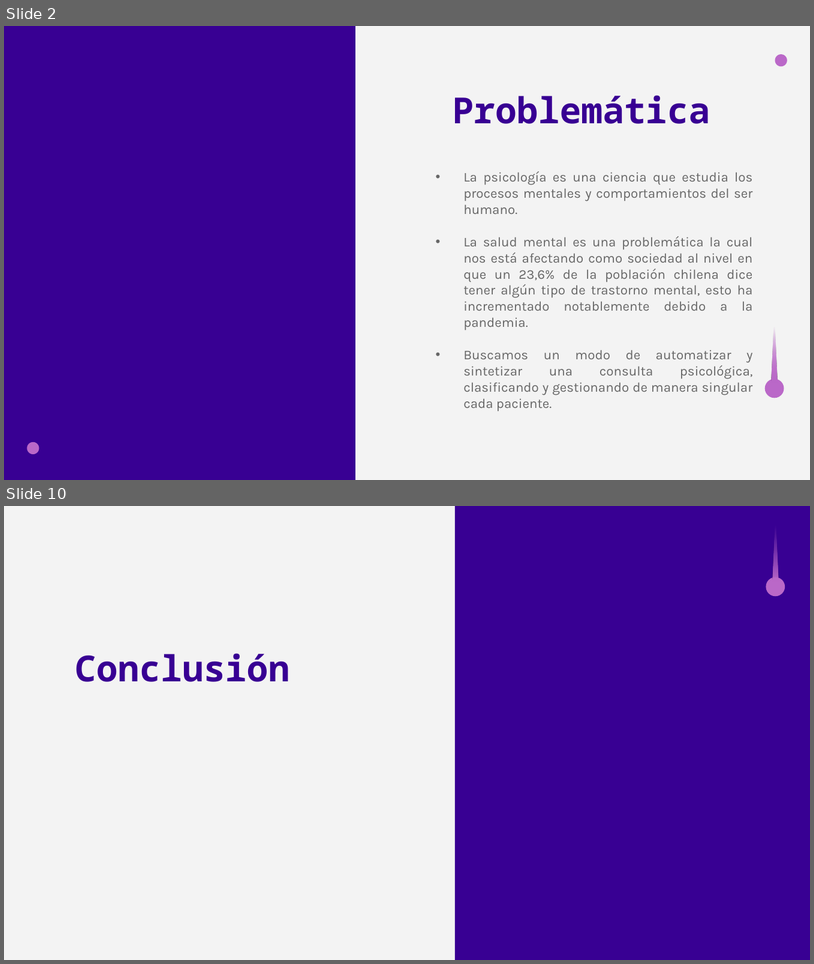
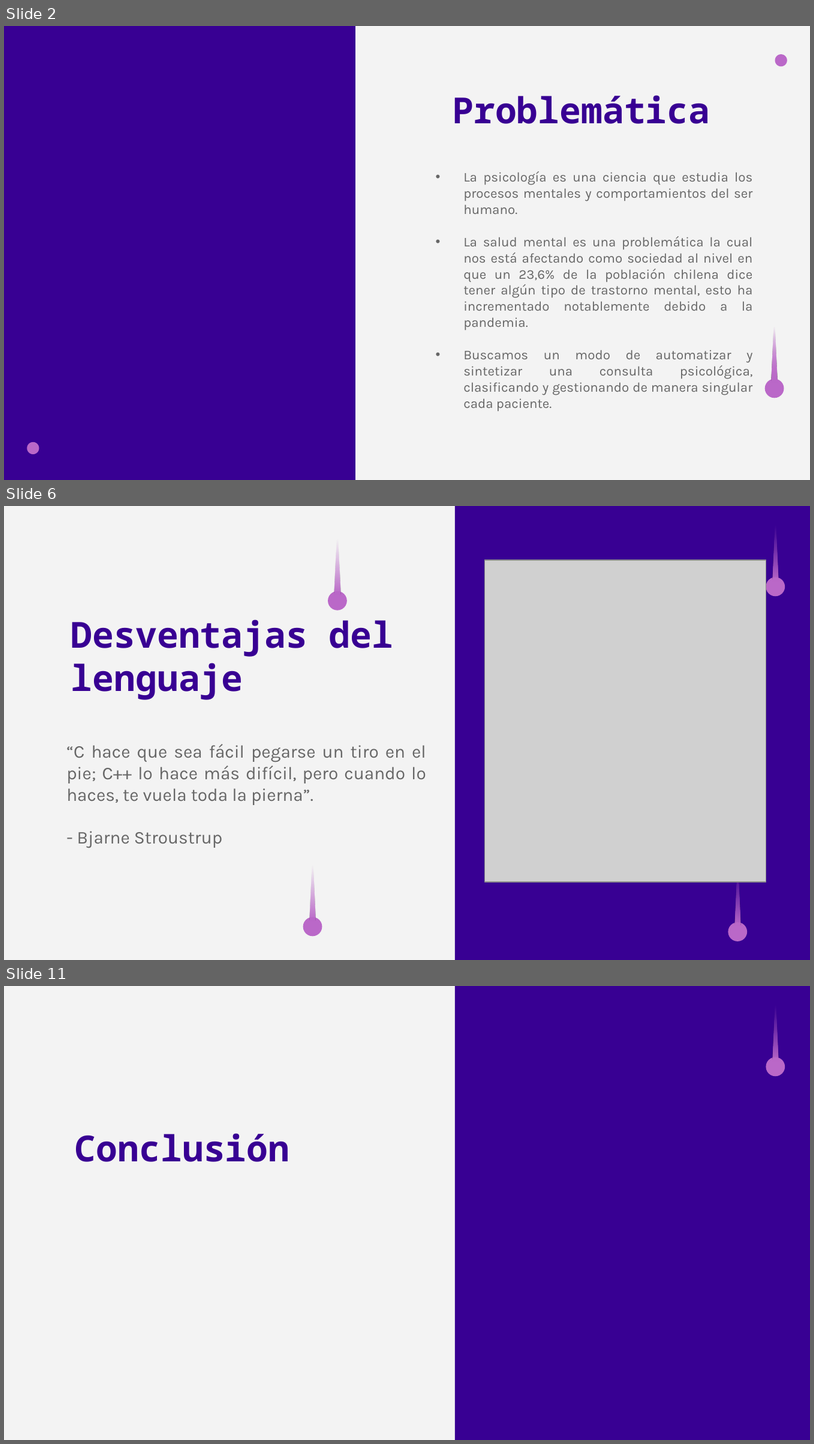
Before and after one commit to LucianoMartinez21/Catedra_1_C-, a slide deck: Presentacion_Fundamentos.pptx. Shown one above the other, each under a label of ours: slides 2 and 10 before the commit, slides 2, 6 and 11 after it; the slides between them are not shown. The pictures are 814x964 and 814x1444 pixels, drawn with LibreOffice and Linux fonts; fonts in the diff are those of the drawing; grey boxes stand for pictures. Boxes give left, top, right and bottom in pixels: in the first picture for what was removed or moved away, otherwise in the second. Text is boxed around its words. In the diff, an @@ line names an element or a change of style, - is before the commit and + after.

Commit message:
Actualizacion Presentacion

```diff
--- a/Presentacion_Fundamentos.pptx
+++ b/Presentacion_Fundamentos.pptx
@@ slide 6 added at <box>4,506,810,960</box>, background #F3F3F3; not listed: 3 template elements that a slide beside it also shows @@
@@ triangle added at <box>335,525,341,595</box>, fill gradient #BA68C8 @@
@@ picture added at <box>485,560,766,882</box> @@
@@ ellipse added at <box>328,591,348,611</box>, fill #BA68C8 @@
@@ title added at <box>71,619,394,700</box>, 32 pt, text #380093, bold @@
+Desventajas del lenguaje
@@ subtitle added at <box>66,744,426,848</box>, 16 pt, text #666666 @@
+“C hace que sea fácil pegarse un tiro en el pie; C++ lo hace más difícil, pero cuando lo haces, te vuela toda la pierna”.
+- Bjarne Stroustrup
@@ triangle added at <box>309,850,316,921</box>, fill gradient #BA68C8 @@
@@ triangle added at <box>735,856,741,926</box>, fill gradient #BA68C8 @@
@@ ellipse added at <box>303,916,323,936</box>, fill #BA68C8 @@
@@ ellipse added at <box>728,922,747,942</box>, fill #BA68C8 @@
@@ what was slide 10 is now slide 11 @@
```
